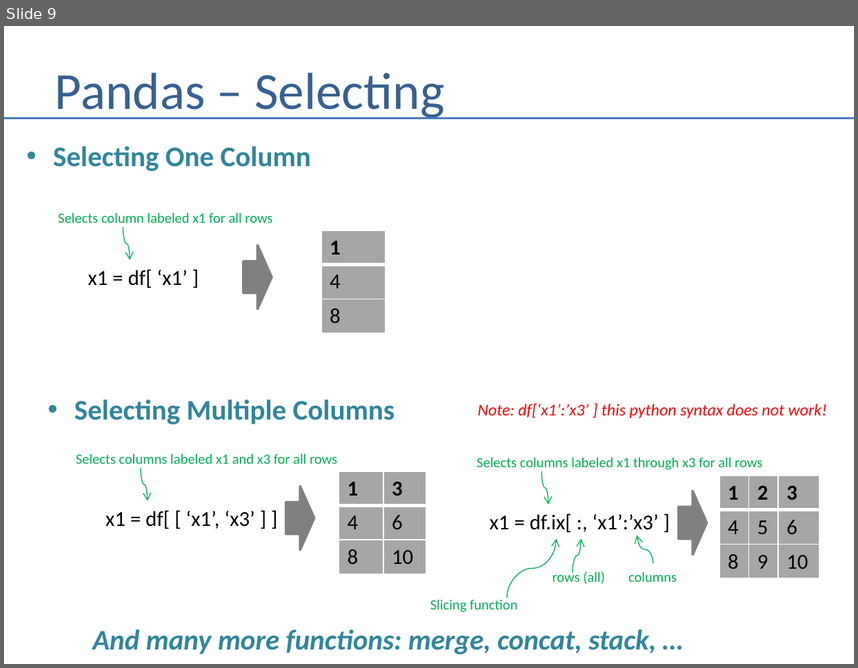
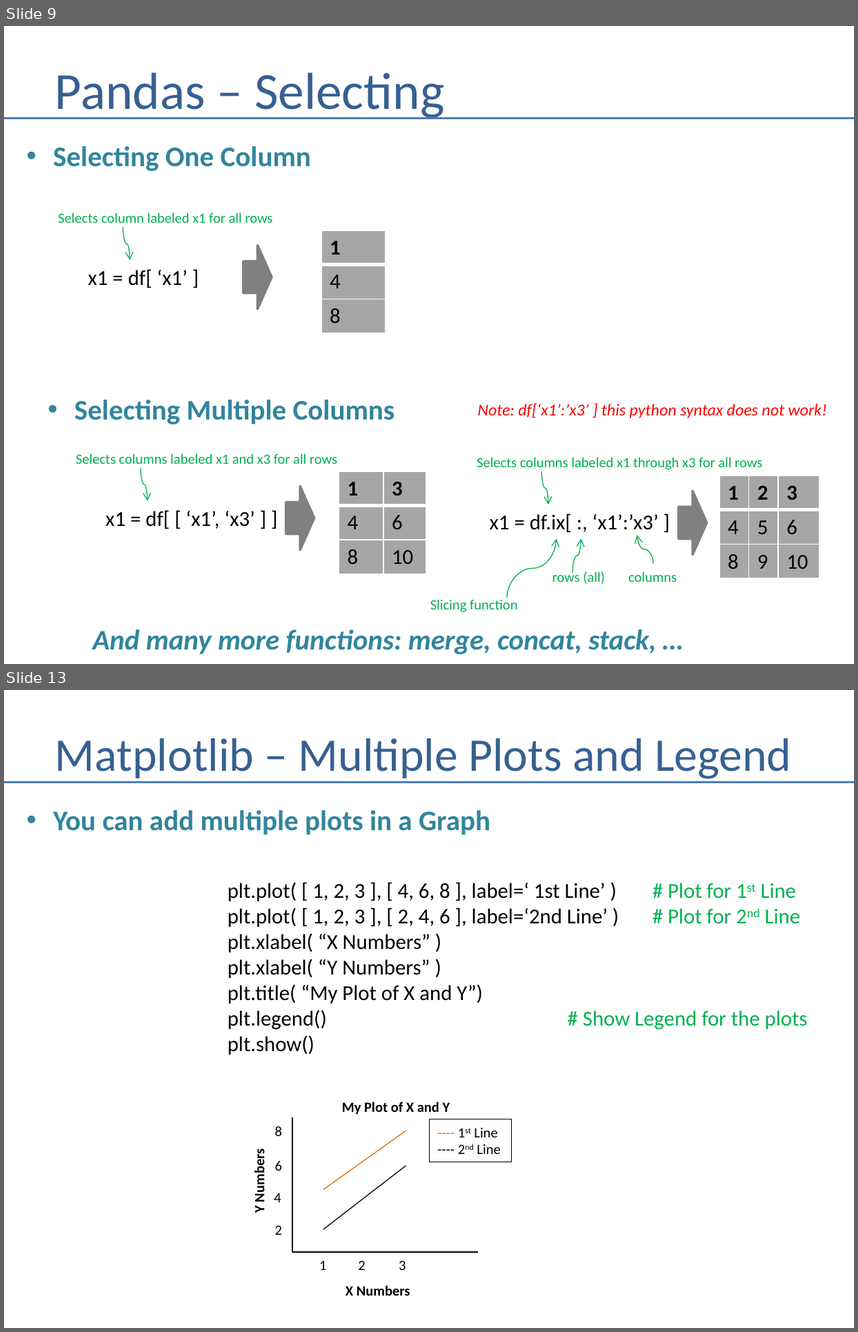
Before and after one commit to andrewferlitsch/Portland-Data-Science-Group, a slide deck: Presentations/Python - Numpy and Pandas.pptx. Shown one above the other, each under a label of ours: slide 9 before the commit, slides 9 and 13 after it; the slides between them are not shown. The pictures are 858x668 and 858x1332 pixels, drawn with LibreOffice and Linux fonts; fonts in the diff are those of the drawing. Boxes give left, top, right and bottom in pixels: in the first picture for what was removed or moved away, otherwise in the second. Text is boxed around its words. In the diff, an @@ line names an element or a change of style, - is before the commit and + after.

Commit message:
added matplotlib

```diff
--- a/Presentations/Python - Numpy and Pandas.pptx
+++ b/Presentations/Python - Numpy and Pandas.pptx
@@ slide 13 added at <box>4,690,854,1328</box>, background #FFFFFF @@
@@ title added at <box>55,738,791,782</box>, 39.6 pt, text #376092 @@
+Matplotlib – Multiple Plots and Legend
@@ line added from (4, 782) to (854, 782), #4B7EBC 1.5 pt @@
@@ text added at <box>53,810,490,835</box>, 24 pt, text #31859C, bold @@
+• You can add multiple plots in a Graph
@@ text added at <box>228,882,808,1054</box>, 18 pt, text #000000 @@
+plt.plot( [ 1, 2, 3 ], [ 4, 6, 8 ], label=‘ 1st Line’ ) # Plot for 1st Line
+plt.plot( [ 1, 2, 3 ], [ 2, 4, 6 ], label=‘2nd Line’ ) # Plot for 2nd Line
+plt.xlabel( “X Numbers” )
+plt.xlabel( “Y Numbers” )
+plt.title( “My Plot of X and Y”)
+plt.legend() # Show Legend for the plots
+plt.show()
@@ text added at <box>342,1101,450,1114</box>, 12 pt, text #000000, bold @@
+My Plot of X and Y
@@ line added from (292, 1116) to (292, 1252), #000000 1.25 pt @@
@@ rectangle added at <box>429,1119,512,1162</box>, outline #000000 0.75 pt, 12 pt, text #000000 @@
+---- 1st Line
+---- 2nd Line
@@ text added at <box>275,1126,282,1136</box>, 12 pt, text #000000 @@
+8
@@ line added from (323, 1189) to (406, 1130), #E46C0A 0.75 pt @@
@@ text added at <box>251,1153,268,1212</box>, 12 pt, text #000000, bold @@
+Y Numbers
@@ text added at <box>275,1161,282,1170</box>, 12 pt, text #000000 @@
+6
@@ line added from (323, 1229) to (406, 1165), #000000 0.75 pt @@
@@ text added at <box>274,1192,281,1202</box>, 12 pt, text #000000 @@
+4
@@ text added at <box>275,1225,282,1234</box>, 12 pt, text #000000 @@
+2
@@ line added from (292, 1252) to (478, 1252), #000000 1.25 pt @@
@@ text added at <box>319,1260,326,1270</box>, 12 pt, text #000000 @@
+1
@@ text added at <box>358,1260,365,1270</box>, 12 pt, text #000000 @@
+2
@@ text added at <box>399,1260,406,1270</box>, 12 pt, text #000000 @@
+3
@@ text added at <box>346,1285,410,1295</box>, 12 pt, text #000000, bold @@
+X Numbers
```
Also in this commit, not shown: 4 other slides added.
